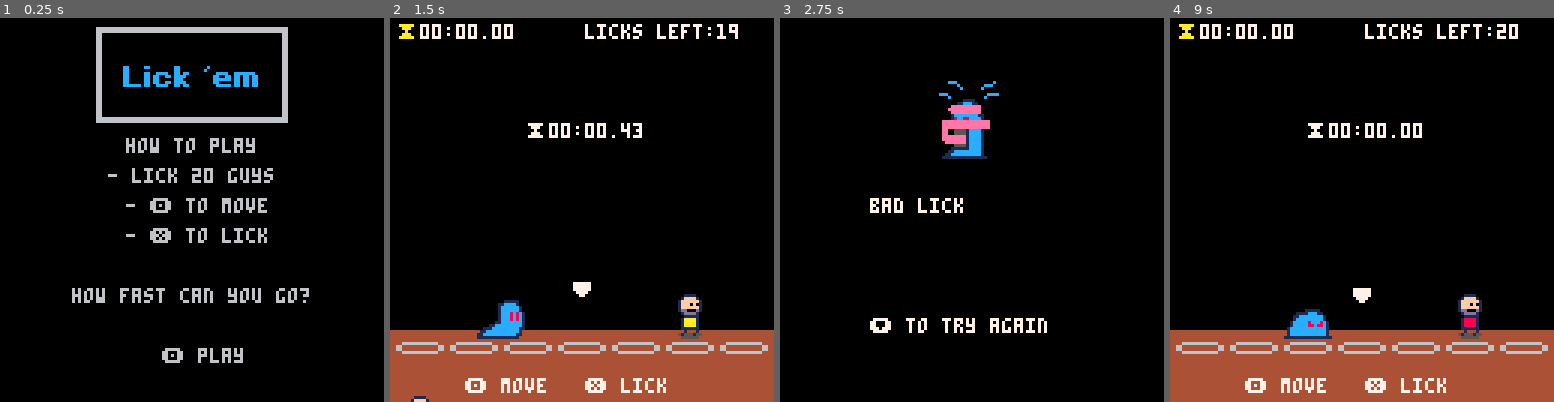
Above: before the commit, frames 1-4 (left to right).
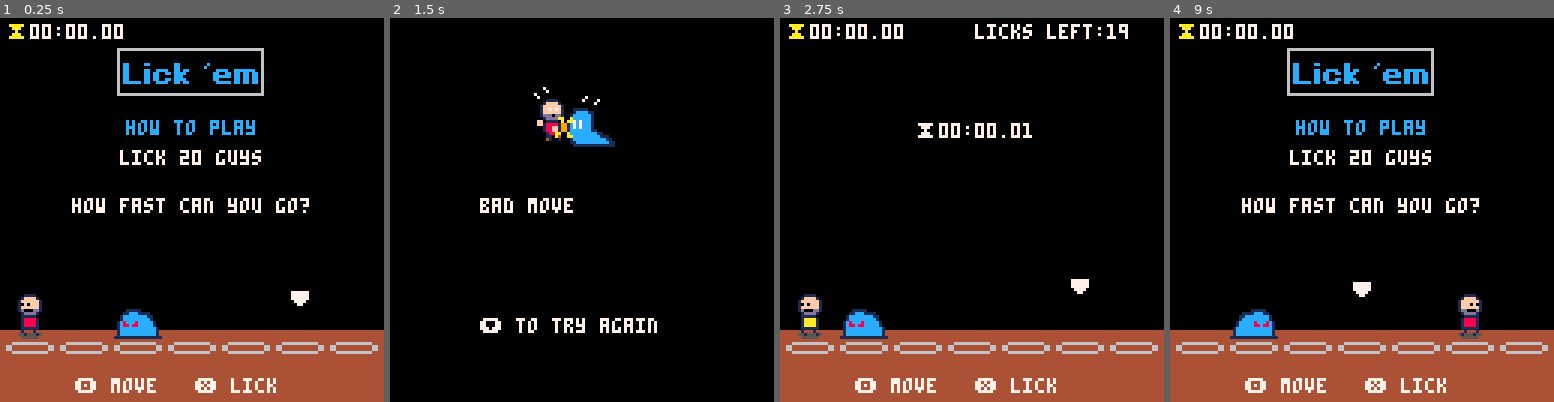
Above: after the commit, the same moments.

Repository: sugarvoid/lick-em
Game: PICO-8 cartridge lickem_v1.p8
Same seed, same stepped clock (60 frames per second), same inputs: the game is played once before the commit and once after it.
Inputs:
- Up to frame 1 (0.25 s): no input
- Up to frame 2 (1.5 s): tap O (Z key) at 0.33, 0.7, 1.43 s; tap X (X key) at 1.07 s
- Up to frame 3 (2.75 s): tap X (X key) at 2.07, 2.4, 2.73 s; tap O (Z key) at 2.22 s; hold Down from 2.42 s (still down)
- Up to frame 4 (9 s): release Down at 2.82 s; tap X (X key) every 0.33 s from 3.07 to 8.73 s; tap O (Z key) every 0.88 s from 3.1 to 8.4 s; hold Down 4.58-5.08 s; hold Down 6.68-7.08 s; hold Down from 8.85 s (still down)

The runs differ from the first frame. In frame 1, 29% of the frame differs, in the area x 0-100%, y 1-100%; in frame 2, 24%; in frame 3, 24%; in frame 4, 6.3%.

Commit message:
More work on removing title screen

Diff:
--- a/src/human.lua
+++ b/src/human.lua
@@ -4,18 +4,6 @@
 human.__index=human
 
 cols = { 8, 9, 10, 11, }
-
--- function human:new()
---     local _h=setmetatable({},human)
---     _h.x=0
---     _h.y=0
--- 	_h.col=nil
---     _h.img=38
---     _h.peaked=false
---     _h.scared=false
---     _h.facing_l=true
---     return _h
--- end
 
 function spawn_human(x_pos)
     local h=setmetatable({},human)
@@ -26,7 +14,6 @@
     h.peaked=false
     h.scared=false
     h.facing_l=not player.look_left
-    --active_human = _h
     add(humans,h)
     return h
 end
--- a/src/main.lua
+++ b/src/main.lua
@@ -3,7 +3,7 @@
 function _init()
     cartdata("lickem_data")
     poke(0x5f5c, 255)
-    game_state = 0
+
     active_human = nil
     game_running = false
     high_score = nil
@@ -19,6 +19,8 @@
     marker_y = 85
     m_delta = 0.2
     next_slot = 2
+    start_game()
+    game_state = 1
 end
 
 function reset_game()
@@ -32,7 +34,7 @@
     end
     high_score = old_frame_total
     game_state = 1
-    timer_started = false
+    --timer_started = false
     licks_left = 20
     failed_reason = nil
     active_human = spawn_human(slots[curr_human_slot])
@@ -75,16 +77,16 @@
 function d_main()
     cls()
     --if showing_info then
-        cprint("how to play", 40)
-        cprint("- lick 20 guys", 50)
-        cprint("- 🅾️ to move", 60)
-        cprint("- ❎ to lick", 70)
+        cprint("how to play", 40, 12)
+        cprint("lick 20 guys", 50)
+        cprint("🅾️ to move", 60)
+        cprint("❎ to lick", 70)
         cprint("how fast can you go?", 90)
 
         --cprint("🅾️ to go back", 64, 100)
         sspr(0, 32, 8 * 8, 4 * 8, 32, 3)
 
-        cprint(" 🅾️ play",110, 7)
+        cprint(" 🅾️ play",110, 12)
     --end
 end
 
@@ -95,17 +97,39 @@
     --line(0,104, 128,104,15)
     draw_spots()
 
-    for h in all(humans) do
-        h:draw()
-    end
+    if not sw_running then
+        cprint("how to play", 34, 12)
+        cprint("lick 20 guys", 44)
+
+        cprint("how fast can you go?", 60)
+
+        --cprint("🅾️ to go back", 64, 100)
+        sspr(7, 40, (8 * 6) + 1, 2  * 8, 39, 10)
+
+
+
+    else
+
+        print("licks left:" .. licks_left, 65, 2, 7)
+        print("⧗" .. get_time_from_frames(tostr(frame_total, 2)), 45, 35, 7)
+    end
+
+    print("⧗", 2, 2, 10)
+    print(get_time_from_frames(tostr(high_score, 2)), 10, 2, 7)
+
+
+    foreach(humans, function(obj) obj:draw() end )
+
+    --for h in all(humans) do
+    --    h:draw()
+    --end
 
 
     player:draw()
     spr(17, slots[future_slot] + 4, marker_y)
-    print("⧗", 2, 2, 10)
-    print("⧗" .. get_time_from_frames(tostr(frame_total, 2)), 45, 35, 7)
-    print(get_time_from_frames(tostr(high_score, 2)), 10, 2, 7)
-    print("licks left:" .. licks_left, 65, 2)
+
+
+
     draw_controls()
 end
 
@@ -121,9 +145,7 @@
 
 function u_play()
     player:update()
-    for h in all(humans) do
-        h:update()
-    end
+    foreach(humans, function(obj) obj:update() end )
 
     marker_y += m_delta
 
@@ -147,9 +169,10 @@
 function goto_gameover(code)
     game_running = false
     p_anim_played = true
-    for h in all(humans) do
-        del(humans, h)
-    end
+    foreach(humans, function(obj) del(humans, obj) end )
+    --for h in all(humans) do
+    --    del(humans, h)
+    --end
 
     sw_running = false
     failed_reason = code
@@ -221,8 +244,8 @@
 end
 
 -- center print
-function cprint(s, y)
-    print(s, 64 - (((#s * 4) - 1) / 2), y)
+function cprint(s, y, c)
+    print(s, 64 - (((#s * 4) - 1) / 2), y, c or 7)
 end
 
 
Not shown, changed: 32 lines of the sprite sheet (__gfx__) section of lickem_v1.p8
